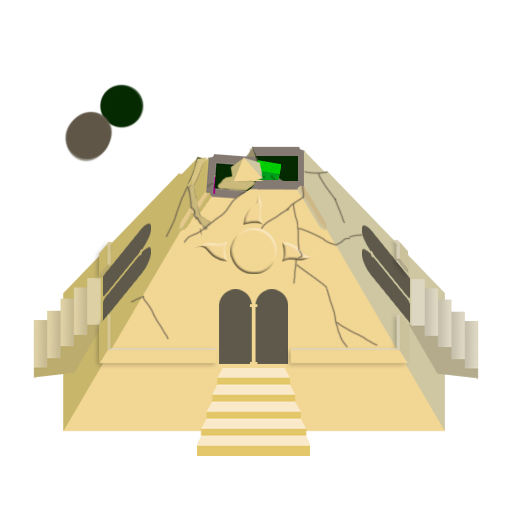
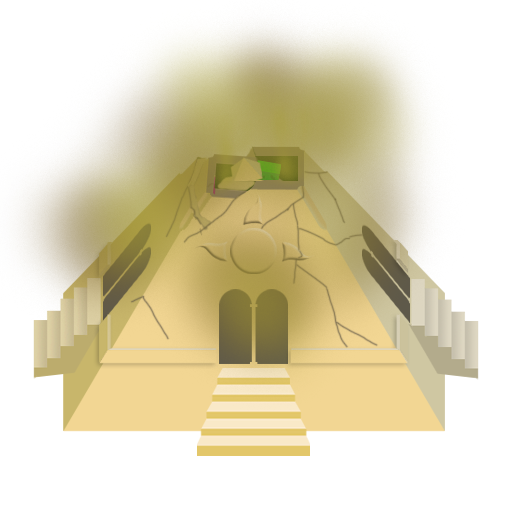
Comparing the layer stacks of the two 512 x 512 images. Changes:
added layer "Layer 6" above "RoturaEnd" over [left=0, top=5, right=449, bottom=403]
painted on "Layer 23 copy" over [left=64, top=83, right=145, bottom=163]
